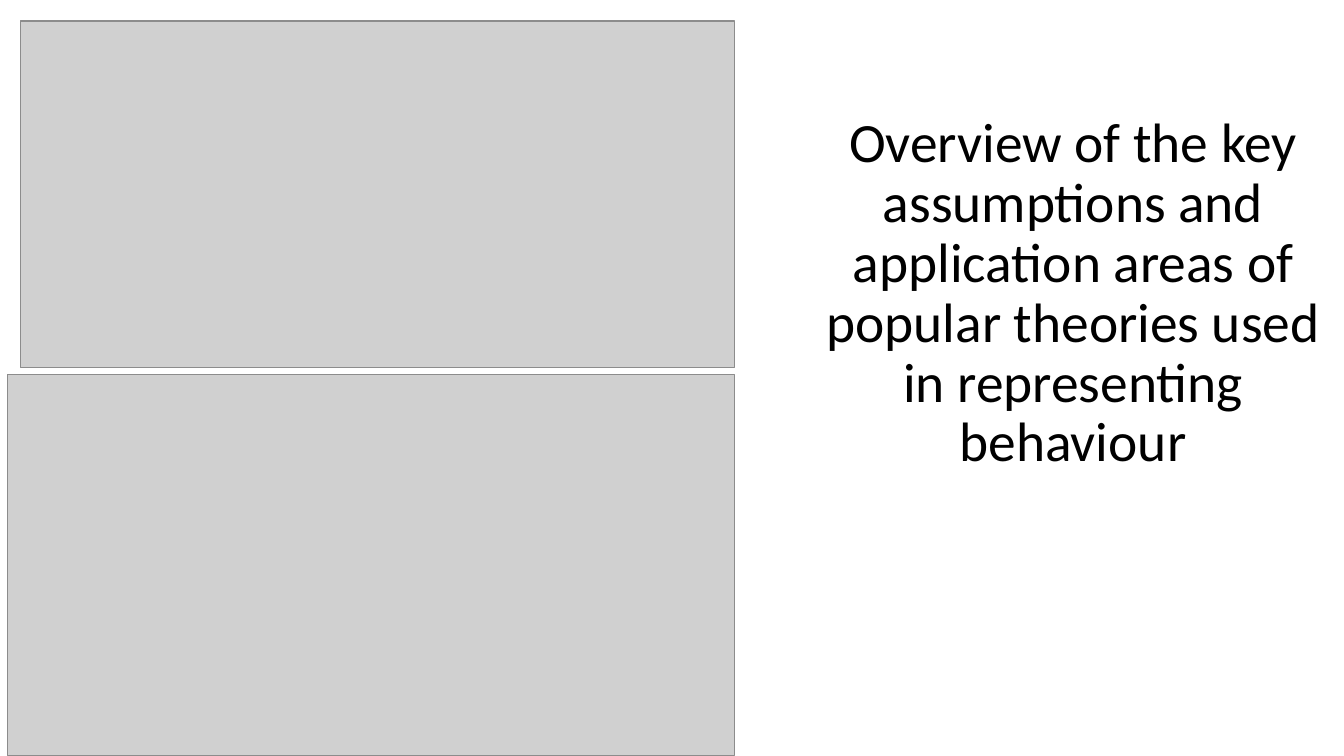
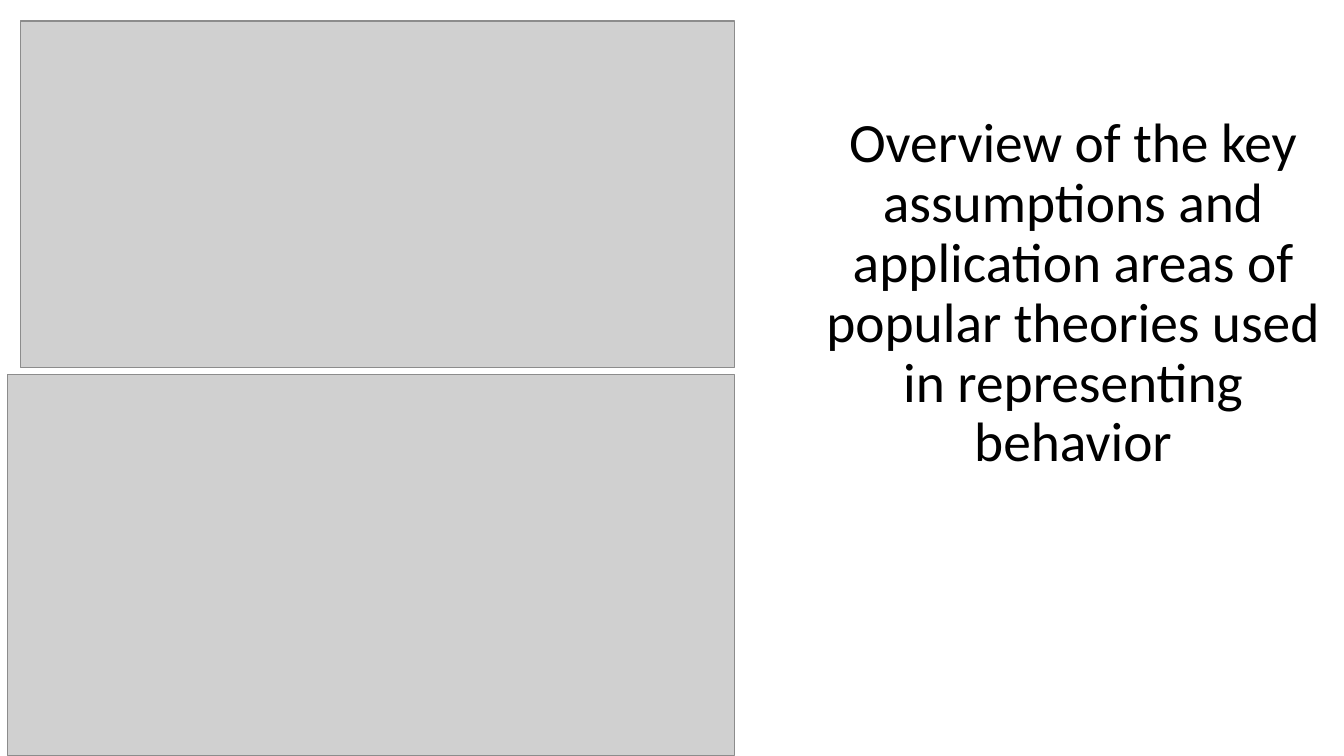
Before and after one commit to abmgis/abmgis, a slide deck: slide 6 of Chapter07-ModellingHumanBehaviour/Chapter7.pptx. Drawn at 1344x756 pixels with LibreOffice and Linux fonts; fonts in the diff are those of the drawing; grey boxes stand for pictures. Boxes give left, top, right and bottom in pixels: in the first picture for what was removed or moved away, otherwise in the second. Text is boxed around its words. In the diff, an @@ line names an element or a change of style, - is before the commit and + after.

Commit message:
Updated Powerpoint

```diff
--- a/Chapter07-ModellingHumanBehaviour/Chapter7.pptx
+++ b/Chapter07-ModellingHumanBehaviour/Chapter7.pptx
@@ title at [826, 123, 1319, 462]: text changed @@
-Overview of the key assumptions and application areas of popular theories used in representing behaviour
+Overview of the key assumptions and application areas of popular theories used in representing behavior
```
